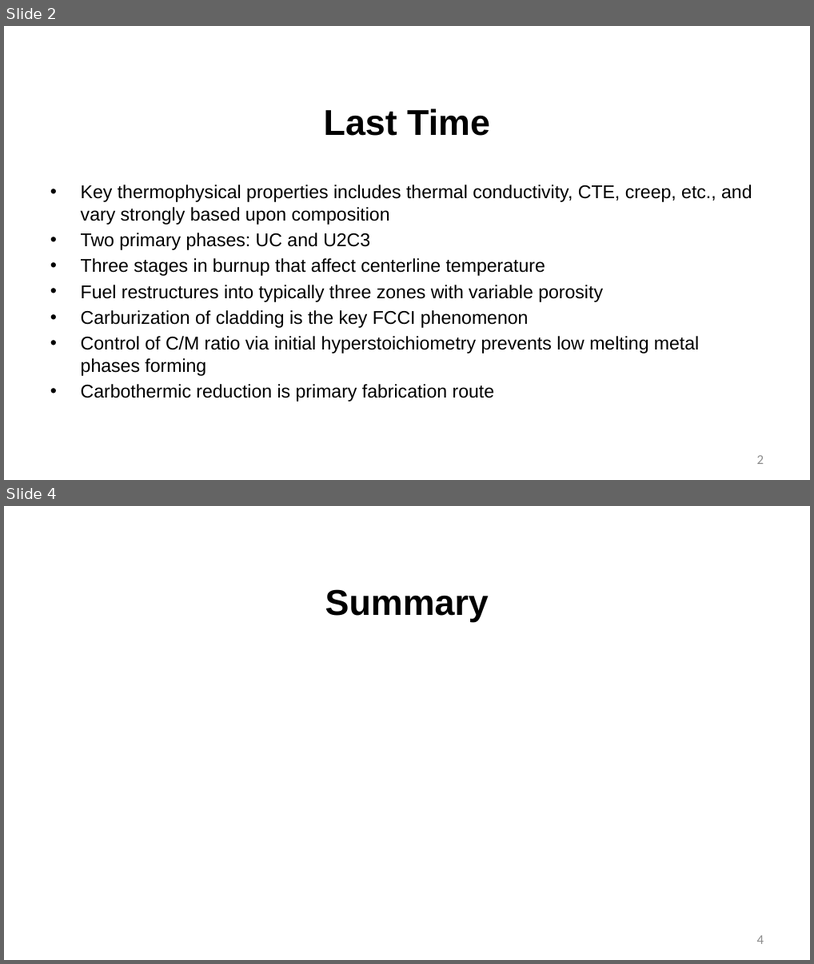
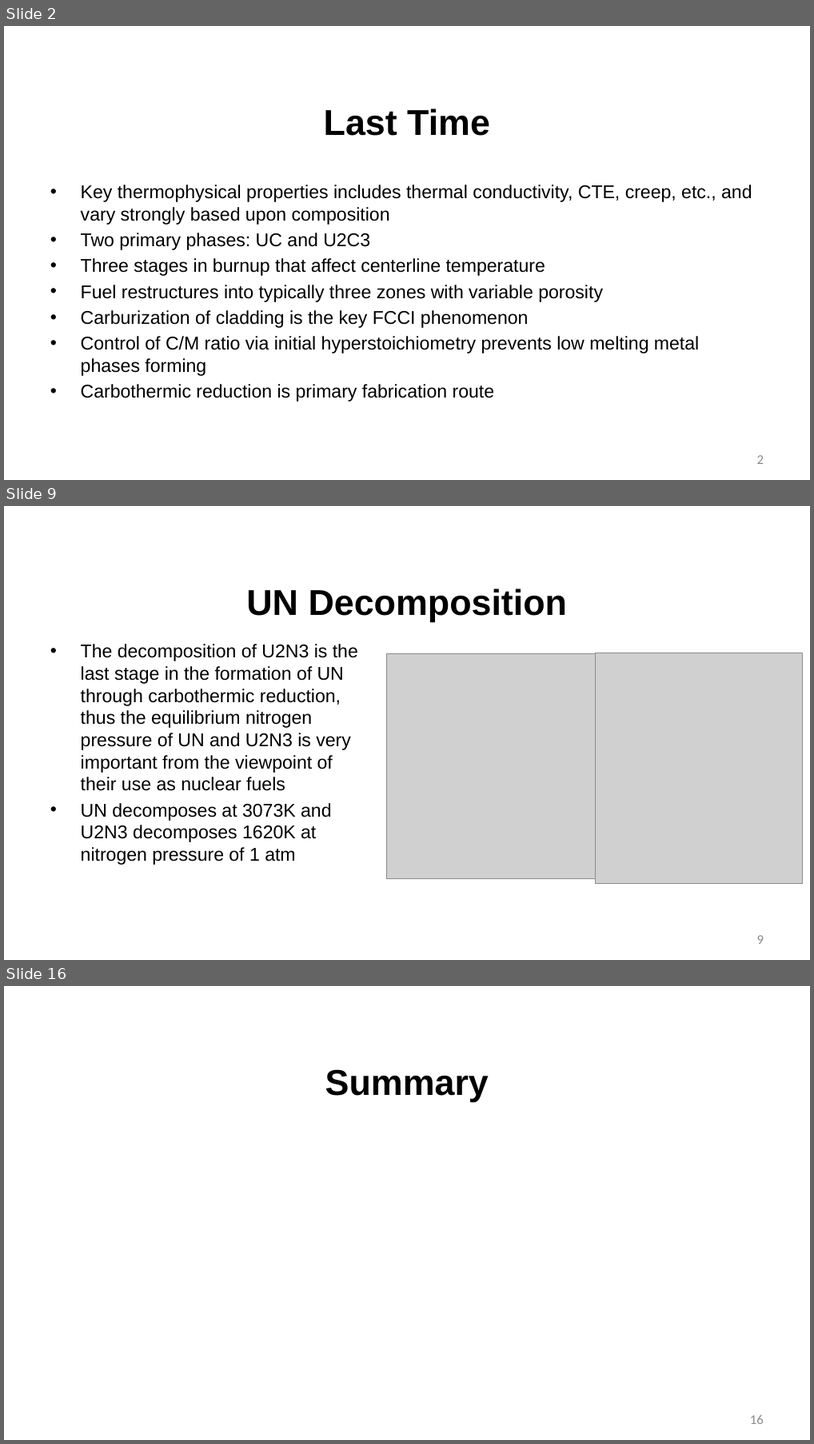
Before and after one commit to benbeeler/TEACHING, a slide deck: Advanced Reactor Materials/Lec16_nitride.pptx. Shown one above the other, each under a label of ours: slides 2 and 4 before the commit, slides 2, 9 and 16 after it; the slides between them are not shown. The pictures are 814x964 and 814x1444 pixels, drawn with LibreOffice and Linux fonts; fonts in the diff are those of the drawing; grey boxes stand for pictures; background and template pictures are left out. Boxes give left, top, right and bottom in pixels: in the first picture for what was removed or moved away, otherwise in the second. Text is boxed around its words. In the diff, an @@ line names an element or a change of style, - is before the commit and + after.

```diff
--- a/Advanced Reactor Materials/Lec16_nitride.pptx
+++ b/Advanced Reactor Materials/Lec16_nitride.pptx
@@ slide 9 added at (4, 506, 810, 960), background #FFFFFF @@
@@ title added at (246, 588, 567, 622), 42.7 pt, text #000000, bold @@
+UN Decomposition
@@ text added at (81, 644, 358, 864), 22 pt, text #000000 @@
+• The decomposition of U2N3 is the last stage in the formation of UN through carbothermic reduction, thus the equilibrium nitrogen pressure of UN and U2N3 is very important from the viewpoint of their use as nuclear fuels
+• UN decomposes at 3073K and U2N3 decomposes 1620K at nitrogen pressure of 1 atm
@@ picture added at (386, 654, 596, 878) @@
@@ picture added at (596, 653, 803, 884) @@
@@ page number added at (758, 935, 764, 944), 16 pt, text #8C8C8C @@
+9
@@ what was slide 4 is now slide 16 @@
@@ page number at (750, 1415, 764, 1424): text changed @@
-4
+16
```
Also in this commit, not shown: 1 slide changed, 11 other slides added, 10 other files.
